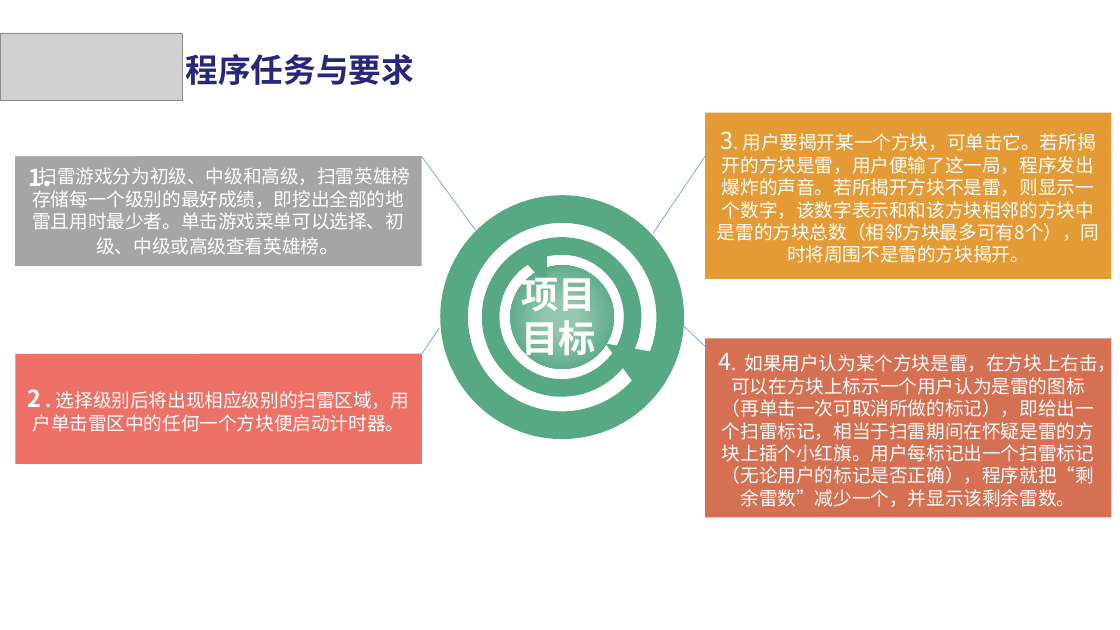
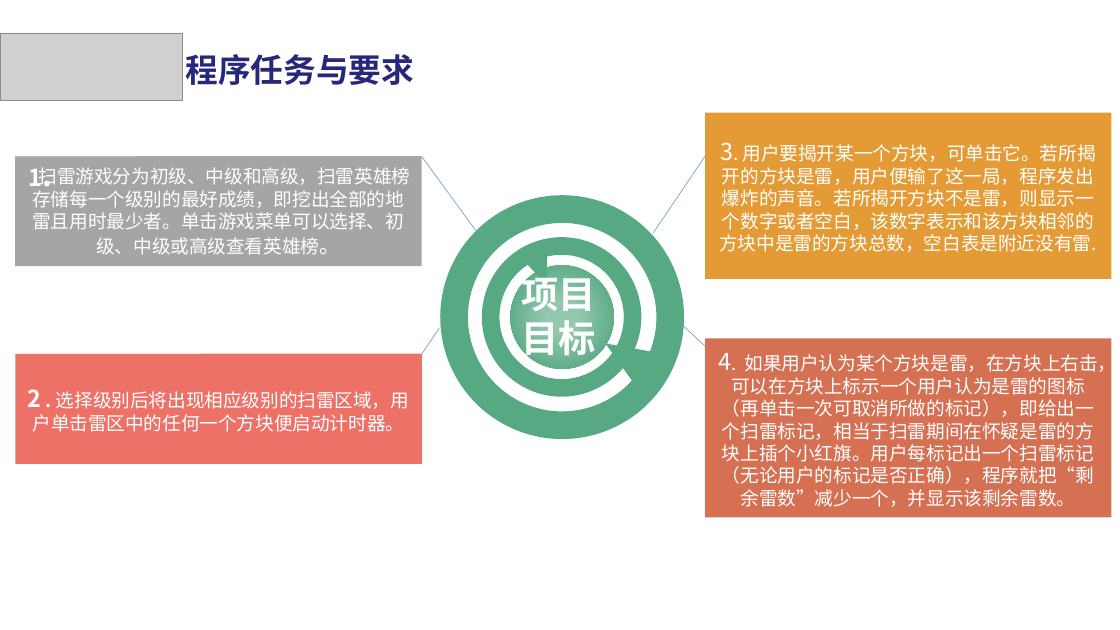
Before and after one commit to uesugieriislf/mineSweeping, a slide deck: slide 4 of doc/扫雷.pptx. Drawn at 1120x630 pixels with LibreOffice and Linux fonts; fonts in the diff are those of the drawing; grey boxes stand for pictures. Boxes give left, top, right and bottom in pixels: in the first picture for what was removed or moved away, otherwise in the second. Text is boxed around its words. In the diff, an @@ line names an element or a change of style, - is before the commit and + after.

```diff
--- a/doc/扫雷.pptx
+++ b/doc/扫雷.pptx
@@ text in rectangle at [719, 142, 1097, 252]: text changed @@
-3. 用户要揭开某一个方块，可单击它。若所揭开的方块是雷，用户便输了这一局，程序发出爆炸的声音。若所揭开方块不是雷，则显示一个数字，该数字表示和和该方块相邻的方块中是雷的方块总数（相邻方块最多可有8个），同时将周围不是雷的方块揭开。
+3. 用户要揭开某一个方块，可单击它。若所揭开的方块是雷，用户便输了这一局，程序发出爆炸的声音。若所揭开方块不是雷，则显示一个数字或者空白，该数字表示和该方块相邻的方块中是雷的方块总数，空白表是附近没有雷.
```
Also in this commit, not shown: 5 other slides changed, 1 other file.
